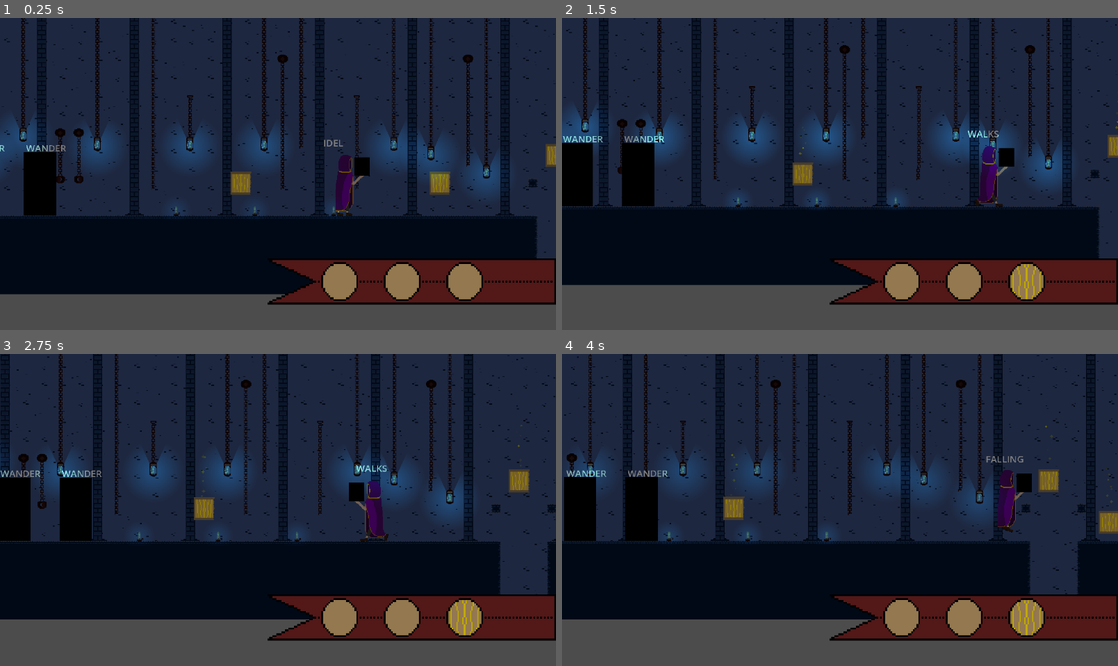
Above: before the commit, frames 1-4 (two rows, left to right).
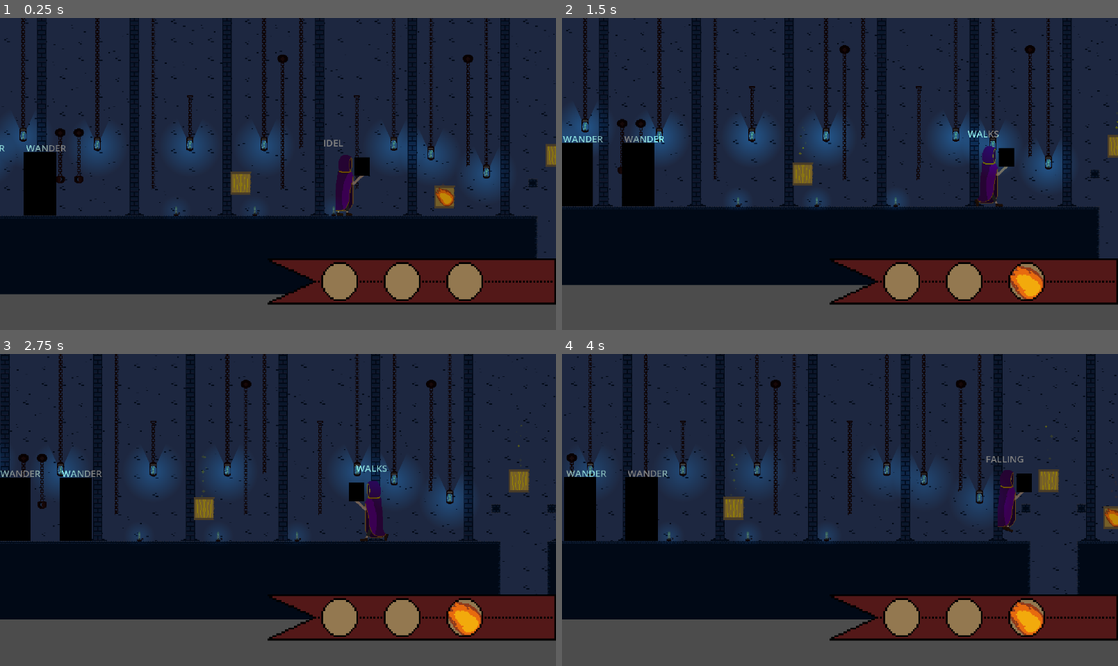
Above: after the commit, the same moments.

Repository: DevHatemAlDouh/hox-s-legacy
Game: Godot game, scene res://World/level1.tscn
The game is run twice, just before and just after one commit, with the same random seed, the same clock (stepped at 60 frames per second) and the same inputs.
Inputs (mouse positions are in pixels of both pictures, inside the frame that each line leads up to):
- Up to frame 1 (0.25 s): no input
- Up to frame 2 (1.5 s): move the mouse to (962, 158) at 0.52 s; hold D (right) from 0.53 s (still down); tap Tab (Spells) at 0.6, 1.35 s; tap Space (jump) at 0.77 s; move the mouse to (728, 189) at 1.27 s
- Up to frame 3 (2.75 s): tap Space (jump) at 1.52 s; move the mouse to (333, 441) at 2.02 s; release D (right) at 2.03 s; hold A (left) from 2.03 s (still down); tap Middle mouse button (target) at 2.1 s; tap Tab (Spells) at 2.3 s
- Up to frame 4 (4 s): move the mouse to (812, 572) at 2.77 s; release A (left) at 2.78 s; hold D (right) from 2.78 s (still down); tap Tab (Spells) at 2.85, 3.6 s; tap Space (jump) at 3.02, 3.77 s; move the mouse to (1006, 556) at 3.52 s

The runs differ from the first frame. In frame 1, 0.4% of the frame differs, in the area x 77-82%, y 49-62%; in frame 2, 0.5%; in frame 3, 0.5%; in frame 4, 0.8%, in the area x 80-100%, y 36-91%.

Commit message:
add fire ball

Diff:
--- /dev/null
+++ b/Engien/Damage/Types/Fire.tres
@@ -0,0 +1,8 @@
+[gd_resource type="Resource" script_class="Damage_Type" load_steps=2 format=3 uid="uid://b8i25fqoc7evc"]
+
+[ext_resource type="Script" uid="uid://b6apoic0wgkf7" path="res://Engien/Damage/Damage_Types.gd" id="1_v7qdc"]
+
+[resource]
+script = ExtResource("1_v7qdc")
+Damage_Name = "Fire"
+metadata/_custom_type_script = "uid://b6apoic0wgkf7"
--- /dev/null
+++ b/Engien/Spells/Item/FireBall.tscn
@@ -0,0 +1,45 @@
+[gd_scene load_steps=9 format=3 uid="uid://cyduoiprq2h4c"]
+
+[ext_resource type="PackedScene" uid="uid://c58avyihu5af" path="res://Engien/Partecals/Scenes/Glow.tscn" id="1_mi5s0"]
+[ext_resource type="Script" uid="uid://1t6qj7nka2v7" path="res://Engien/Spells/Item/Spells.gd" id="1_w8bpp"]
+[ext_resource type="Resource" uid="uid://dleyh03v74p67" path="res://Engien/Spells/spells_Info/FireBall.tres" id="2_t7qu1"]
+[ext_resource type="Texture2D" uid="uid://c3a50wyd0nikj" path="res://Engien/Spells/Icons/Textures/paper.png" id="2_w8bpp"]
+[ext_resource type="Texture2D" uid="uid://bc5y2rqhrkl5i" path="res://Engien/Spells/Icons/Textures/FireBall_icon.png" id="3_t7qu1"]
+
+[sub_resource type="Gradient" id="Gradient_4u601"]
+colors = PackedColorArray(1, 1, 1, 0.498039, 0, 0, 0, 1)
+
+[sub_resource type="GradientTexture2D" id="GradientTexture2D_hl4mq"]
+gradient = SubResource("Gradient_4u601")
+width = 32
+height = 32
+use_hdr = true
+fill = 1
+fill_from = Vector2(0.5, 0.5)
+fill_to = Vector2(0.5, 0.5)
+metadata/_snap_enabled = true
+
+[sub_resource type="RectangleShape2D" id="RectangleShape2D_eljkl"]
+size = Vector2(48, 48)
+
+[node name="FireBall" type="Area2D" groups=["Spells"]]
+collision_layer = 16
+collision_mask = 2
+script = ExtResource("1_w8bpp")
+info = ExtResource("2_t7qu1")
+
+[node name="PointLight2D" type="PointLight2D" parent="."]
+color = Color(1, 1, 0, 0.588235)
+texture = SubResource("GradientTexture2D_hl4mq")
+
+[node name="Glow" parent="." instance=ExtResource("1_mi5s0")]
+color = Color(0.799, 0.412, 0.157, 0.724)
+
+[node name="Paper" type="Sprite2D" parent="."]
+texture = ExtResource("2_w8bpp")
+
+[node name="FireBall" type="Sprite2D" parent="."]
+texture = ExtResource("3_t7qu1")
+
+[node name="CollisionShape2D" type="CollisionShape2D" parent="."]
+shape = SubResource("RectangleShape2D_eljkl")
--- a/Engien/Spells/Item/Smite.tscn
+++ b/Engien/Spells/Item/Smite.tscn
@@ -1,16 +1,16 @@
 [gd_scene load_steps=9 format=3 uid="uid://ctuc7ig6fwevg"]
 
-[ext_resource type="Script" uid="uid://1t6qj7nka2v7" path="res://Engien/Spells/Item/smite.gd" id="1_nwy2e"]
+[ext_resource type="Script" uid="uid://1t6qj7nka2v7" path="res://Engien/Spells/Item/Spells.gd" id="1_nwy2e"]
 [ext_resource type="Texture2D" uid="uid://2hcq8scgbnkh" path="res://Engien/Spells/Icons/Textures/Smit.png" id="1_qogt8"]
 [ext_resource type="Texture2D" uid="uid://c3a50wyd0nikj" path="res://Engien/Spells/Icons/Textures/paper.png" id="2_4u601"]
 [ext_resource type="PackedScene" uid="uid://c58avyihu5af" path="res://Engien/Partecals/Scenes/Glow.tscn" id="2_dhjdo"]
 [ext_resource type="Resource" uid="uid://bp13qp0co7gcv" path="res://Engien/Spells/spells_Info/Smit.tres" id="2_yad0m"]
 
-[sub_resource type="Gradient" id="Gradient_4u601"]
+[sub_resource type="Gradient" id="Gradient_hlfpm"]
 colors = PackedColorArray(1, 1, 1, 0.498039, 0, 0, 0, 1)
 
 [sub_resource type="GradientTexture2D" id="GradientTexture2D_nwy2e"]
-gradient = SubResource("Gradient_4u601")
+gradient = SubResource("Gradient_hlfpm")
 width = 32
 height = 32
 use_hdr = true
--- /dev/null
+++ b/Engien/Spells/spells_Info/FireBall.tres
@@ -0,0 +1,13 @@
+[gd_resource type="Resource" script_class="Spell" load_steps=4 format=3 uid="uid://dleyh03v74p67"]
+
+[ext_resource type="Script" uid="uid://b6apoic0wgkf7" path="res://Engien/Damage/Damage_Types.gd" id="1_60diq"]
+[ext_resource type="Script" uid="uid://d0ciif7c8i87t" path="res://Engien/Spells/Spell.gd" id="2_dtuwg"]
+[ext_resource type="Texture2D" uid="uid://bc5y2rqhrkl5i" path="res://Engien/Spells/Icons/Textures/FireBall_icon.png" id="2_wvd7b"]
+
+[resource]
+script = ExtResource("2_dtuwg")
+Name = "fire_ball"
+icon = ExtResource("2_wvd7b")
+Damage = 0
+damage_Type = Array[ExtResource("1_60diq")]([null])
+metadata/_custom_type_script = "uid://d0ciif7c8i87t"
--- a/World/level1.tscn
+++ b/World/level1.tscn
@@ -11,6 +11,7 @@
 [ext_resource type="PackedScene" uid="uid://boan55xogjeoj" path="res://Enemies/001/001.tscn" id="7_nf8w6"]
 [ext_resource type="Script" uid="uid://ccefv3hbuuu3t" path="res://Engien/UI/camera.gd" id="9_22ly6"]
 [ext_resource type="PackedScene" uid="uid://ctuc7ig6fwevg" path="res://Engien/Spells/Item/Smite.tscn" id="11_mebpc"]
+[ext_resource type="PackedScene" uid="uid://cyduoiprq2h4c" path="res://Engien/Spells/Item/FireBall.tscn" id="12_22ly6"]
 
 [sub_resource type="OccluderPolygon2D" id="OccluderPolygon2D_kjiq5"]
 polygon = PackedVector2Array(-224, 0, 984, 0, 984, 48, 1096, 48, 1095.58, 0, 1184, 0, 1184, -424, 64, -416, 64, -192, -32, -192, -224, -192)
@@ -436,8 +437,8 @@
 [node name="Smite2" parent="." instance=ExtResource("11_mebpc")]
 position = Vector2(1032, -112)
 
-[node name="Smite3" parent="." instance=ExtResource("11_mebpc")]
-position = Vector2(1136, -40)
-
-[node name="Smite4" parent="." instance=ExtResource("11_mebpc")]
-position = Vector2(832, -64)
+[node name="FireBall" parent="." instance=ExtResource("12_22ly6")]
+position = Vector2(840, -40)
+
+[node name="FireBall2" parent="." instance=ExtResource("12_22ly6")]
+position = Vector2(1144, -48)
Binary file added: Engien/Spells/Icons/Textures/FireBall_icon.png
Not shown, added: Engien/Spells/Icons/Textures/FireBall_icon.png.import
Renamed: Engien/Spells/Item/smite.gd -> Engien/Spells/Item/Spells.gd
Renamed: Engien/Spells/Item/smite.gd.uid -> Engien/Spells/Item/Spells.gd.uid
Not shown: 1 places in World/level1.tscn that only renumber resources
Not shown, added: Engien/Spells/Test/FireBall_icon.piskel
